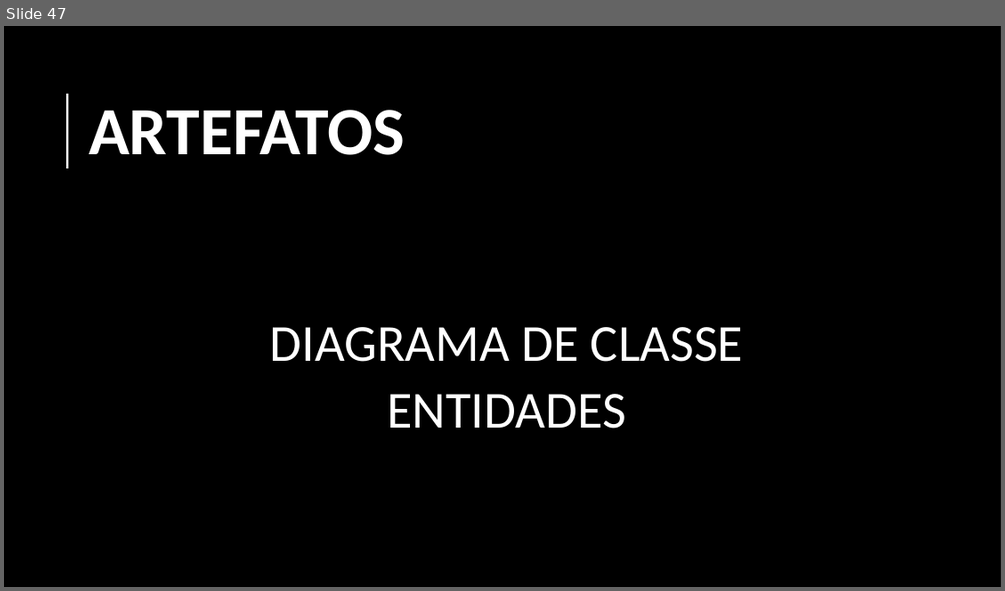
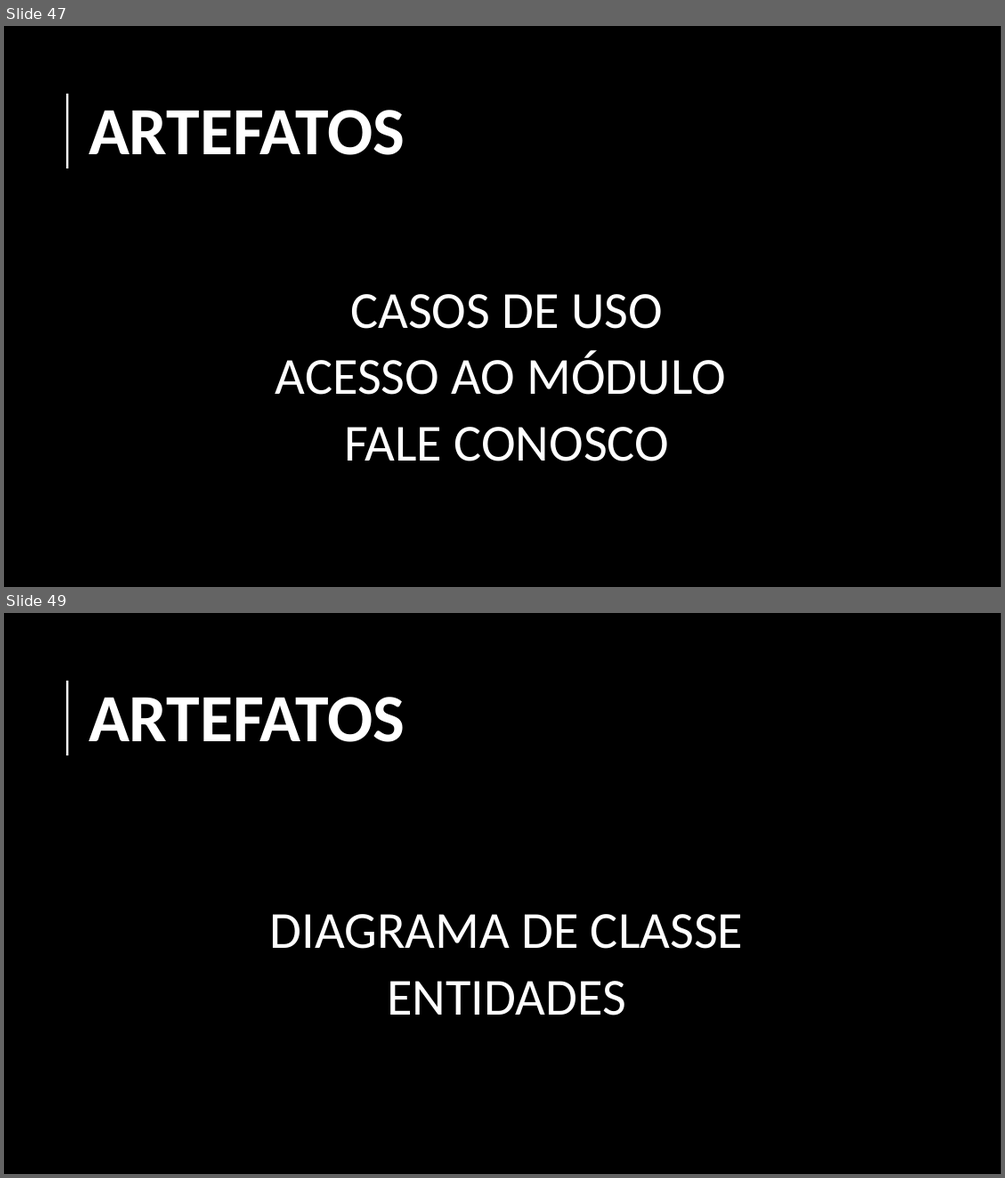
Before and after one commit to Victor-M-Andrade/pfc2022-entenda-e-proteja, a slide deck: documentacao/apresentacao-11-05-22.pptx. Shown one above the other, each under a label of ours: slide 47 before the commit, slides 47 and 49 after it; the slides between them are not shown. The pictures are 1005x591 and 1005x1178 pixels, drawn with LibreOffice and Linux fonts; fonts in the diff are those of the drawing; background and template pictures are left out; a plain dark background stands for a picture behind light text. Boxes give left, top, right and bottom in pixels: in the first picture for what was removed or moved away, otherwise in the second. Text is boxed around its words. In the diff, an @@ line names an element or a change of style, - is before the commit and + after.

```diff
--- a/documentacao/apresentacao-11-05-22.pptx
+++ b/documentacao/apresentacao-11-05-22.pptx
@@ slide 47 added at bbox=[4, 26, 1001, 587], background picture (left out) @@
@@ rectangle added at bbox=[4, 26, 1001, 586], fill #FFFFFF @@
@@ rectangle added at bbox=[4, 26, 1001, 587], fill #000000 @@
@@ rectangle added at bbox=[66, 94, 68, 168], fill #FFFFFF @@
@@ title added at bbox=[89, 110, 404, 155], 65 pt, text #FFFFFF, bold @@
+ARTEFATOS
@@ text added at bbox=[275, 294, 726, 461], 50 pt, text #FFFFFF @@
+CASOS DE USO
+ACESSO AO MÓDULO
+FALE CONOSCO
@@ what was slide 47 is now slide 49 @@
```
Also in this commit, not shown: 4 slides changed, 3 other slides added, 2 slides removed, 45 other files.
